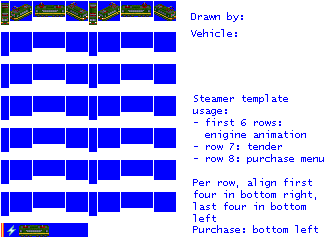
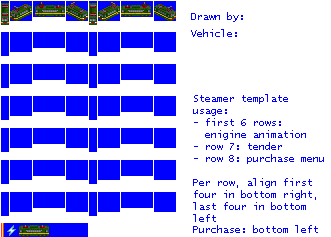
Revision of a layered 331x237 image; what changed, layer by layer:
painted on "empty.png" over [20, 15, 165, 237]
